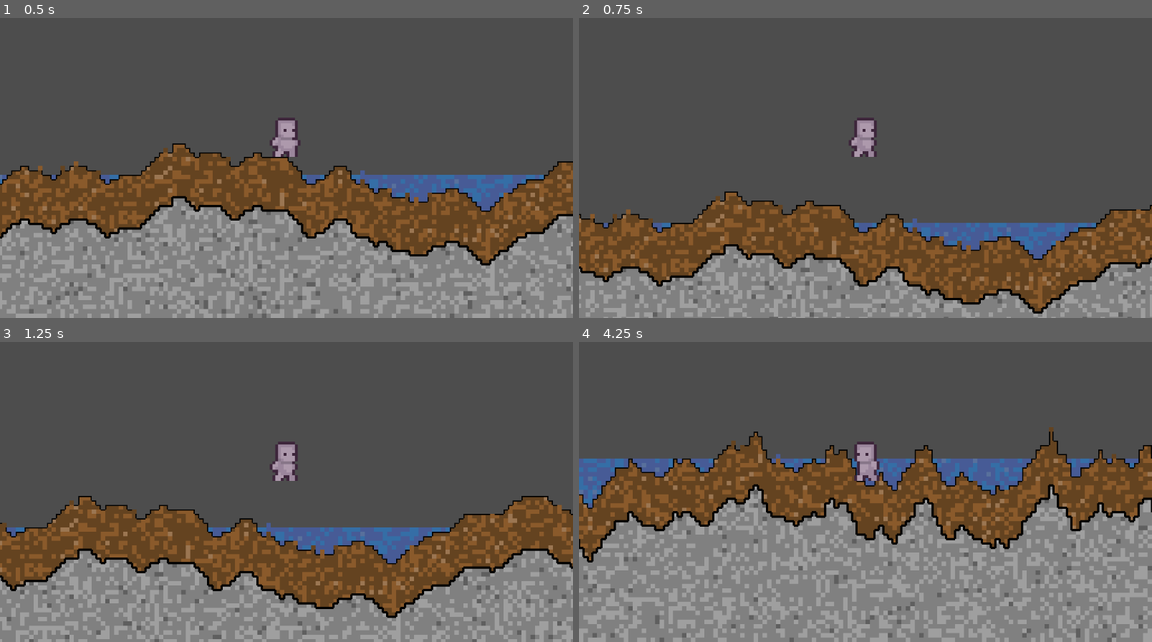
Above: before the commit, frames 1-4 (two rows, left to right).
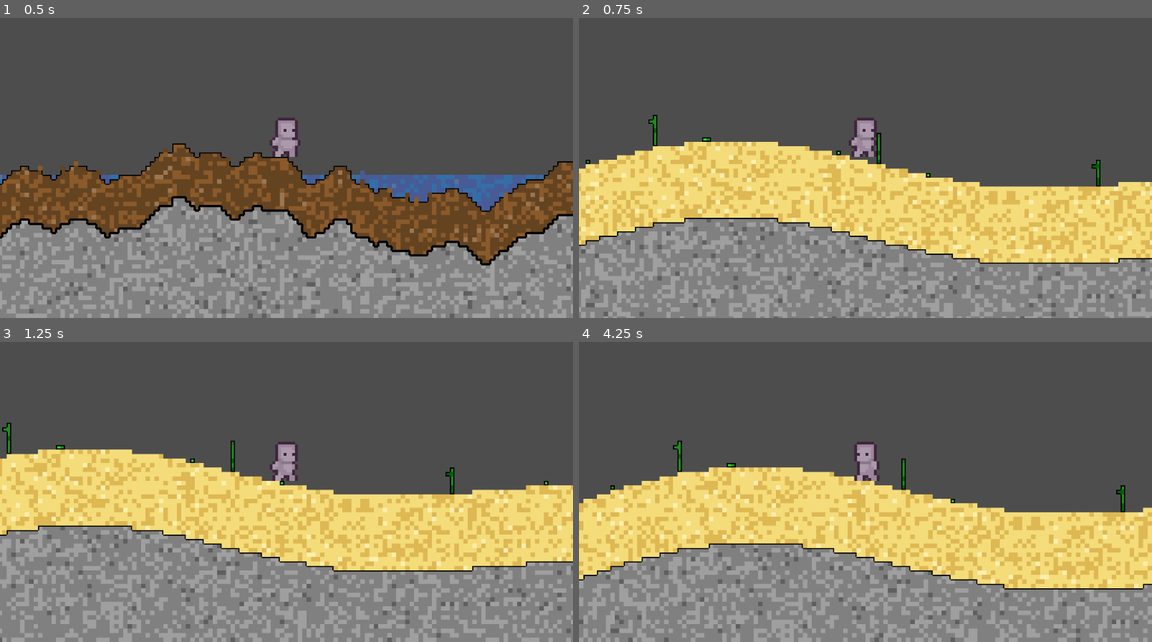
Above: after the commit, the same moments.

Repository: MessrsBrightside/pixel-mixel
Game: Godot game, scene res://scenes/main.tscn
Two runs of this game, one before a commit and one after it. Both use one fixed random seed, a clock stepped at 60 frames per second and the inputs below.
Inputs:
- Up to frame 1 (0.5 s): no input
- Up to frame 2 (0.75 s): tap Enter (ui_accept) at 0.5 s; hold Right (ui_right) from 0.53 s (still down); tap 0 at 0.6 s
- Up to frame 3 (1.25 s): keep holding Right (ui_right); tap Enter (ui_accept) at 0.77 s
- Up to frame 4 (4.25 s): release Right (ui_right) at 1.28 s; hold Down 1.28-2.03 s; tap 0 at 1.35, 2.3, 3.05, 3.8 s; tap Enter (ui_accept) at 1.52, 3.02, 3.77 s; hold Right (ui_right) 2.03-2.78 s; tap 1 at 2.1 s; hold Up 2.78-3.53 s; tap 2 at 2.85 s; hold Left (ui_left) from 3.53 s (still down); tap 3 at 3.6 s

Frame 1 is identical in both runs. In frame 2, 43% of the frame differs, in the area x 0-100%, y 32-100%; in frame 3, 44%; in frame 4, 48%, in the area x 0-100%, y 28-100%.

Commit message:
feat(biome): add desert generation (#27)
- Desert biome: sand dunes (noise-based rolling hills), all LOOSE state
- Stone underground, no water anywhere
- Cactus columns (4-8 tall) with occasional arms every 30-50 chunks
- Sparse dead grass scattered on surface
- Registered in biome_registry, key 0 in main.gd
- Screenshot: desert_seed42.png
- 7 passing tests: grid size, determinism, sand state, no water, cactus, stone, dunes

Diff:
--- a/scenes/main.gd
+++ b/scenes/main.gd
@@ -72,6 +72,7 @@
 			KEY_7: _generate_biome("forest_surface", 42)
 			KEY_8: _generate_biome("forest_lake", 42)
 			KEY_9: _generate_biome("cave", 42)
+			KEY_0: _generate_biome("desert", 42)
 			KEY_R: _generate(randi(), {"amplitude": 30, "frequency": 0.02, "base_height": 75, "water_level": 80, "dirt_depth": 14, "loose_density": 0.1})
 			KEY_UP: _ticks_per_frame = mini(_ticks_per_frame * 2, 500)
 			KEY_DOWN: _ticks_per_frame = maxi(_ticks_per_frame / 2, 1)
--- a/scripts/gen/biomes/biome_registry.gd
+++ b/scripts/gen/biomes/biome_registry.gd
@@ -11,6 +11,7 @@
 	_biomes["forest_surface"] = ForestSurfaceBiome.new()
 	_biomes["forest_lake"] = ForestLakeBiome.new()
 	_biomes["cave"] = CaveBiome.new()
+	_biomes["desert"] = DesertBiome.new()
 
 
 func get_biome(biome_name: String) -> GenerationPlugin:
--- /dev/null
+++ b/scripts/gen/biomes/desert_biome.gd
@@ -0,0 +1,56 @@
+class_name DesertBiome
+extends GenerationPlugin
+
+## Generates desert biome: sand dunes, stone underground, cactus, sparse dead grass.
+
+const STONE := 2
+const GRASS := 4
+const SAND := 7
+const CACTUS := 9
+
+
+func execute(grid: ChunkGrid, params: Dictionary) -> void:
+	var size := grid.get_size()
+	var rng: RandomNumberGenerator = params["rng"]
+
+	# Compute dune surface using layered sine (noise-like rolling hills)
+	var base_y := int(size.y * 0.55)
+	var surface: Array[int] = []
+	surface.resize(size.x)
+	for x in range(size.x):
+		var n := sin(x * 0.02) * 8.0 + sin(x * 0.05) * 4.0 + sin(x * 0.007) * 12.0
+		surface[x] = base_y + int(n)
+
+	# Fill terrain: sand from surface down 15-20, then stone to bottom
+	var sand_depth := 17
+	for x in range(size.x):
+		var sy := surface[x]
+		for y in range(sy, mini(sy + sand_depth, size.y)):
+			grid.set_chunk(Vector2i(x, y), SAND, 0, ChunkGrid.State.LOOSE)
+		for y in range(sy + sand_depth, size.y):
+			grid.set_chunk(Vector2i(x, y), STONE, 0, ChunkGrid.State.STATIC)
+
+	# Cactus: every 30-50 chunks, columnar 4-8 tall with occasional arm
+	var next_cactus := rng.randi_range(30, 50)
+	while next_cactus < size.x:
+		var height := rng.randi_range(4, 8)
+		var sy := surface[next_cactus]
+		for i in range(height):
+			var cy := sy - 1 - i
+			if cy >= 0:
+				grid.set_chunk(Vector2i(next_cactus, cy), CACTUS, 0, ChunkGrid.State.STATIC)
+		# Occasional arm (50% chance)
+		if height >= 5 and rng.randf() < 0.5:
+			var arm_y := sy - 1 - rng.randi_range(2, height - 2)
+			var arm_dir := -1 if rng.randf() < 0.5 else 1
+			var arm_x := next_cactus + arm_dir
+			if arm_x >= 0 and arm_x < size.x:
+				grid.set_chunk(Vector2i(arm_x, arm_y), CACTUS, 0, ChunkGrid.State.STATIC)
+		next_cactus += rng.randi_range(30, 50)
+
+	# Sparse dead grass on surface
+	for x in range(size.x):
+		if rng.randf() < 0.03:
+			var gy := surface[x] - 1
+			if gy >= 0:
+				grid.set_chunk(Vector2i(x, gy), GRASS, 0, ChunkGrid.State.STATIC)
--- /dev/null
+++ b/tests/test_desert_biome.gd
@@ -0,0 +1,128 @@
+extends SceneTree
+
+## Headless functional test for desert biome generation.
+
+
+func _init() -> void:
+	var passed := 0
+	var failed := 0
+
+	var gen := BiomeGenerator.new()
+	var grid := gen.generate("desert", 42)
+	var size := grid.get_size()
+
+	# Test: grid is 500x144
+	if size == Vector2i(500, 144):
+		passed += 1
+		print("PASS: biome grid is 500x144")
+	else:
+		failed += 1
+		print("FAIL: biome grid size is %s (expected 500x144)" % str(size))
+
+	# Test: deterministic
+	var grid2 := gen.generate("desert", 42)
+	var identical := true
+	for y in range(144):
+		for x in range(500):
+			var a = grid.get_chunk(Vector2i(x, y))
+			var b = grid2.get_chunk(Vector2i(x, y))
+			if a.terrain != b.terrain or a.color != b.color or a.state != b.state:
+				identical = false
+				break
+		if not identical:
+			break
+	if identical:
+		passed += 1
+		print("PASS: deterministic — same seed = same output")
+	else:
+		failed += 1
+		print("FAIL: non-deterministic output")
+
+	# Test: all sand chunks are LOOSE
+	var sand_count := 0
+	var sand_not_loose := 0
+	for y in range(144):
+		for x in range(500):
+			var chunk = grid.get_chunk(Vector2i(x, y))
+			if chunk.terrain == 7:
+				sand_count += 1
+				if chunk.state != ChunkGrid.State.LOOSE:
+					sand_not_loose += 1
+	if sand_count > 0 and sand_not_loose == 0:
+		passed += 1
+		print("PASS: all sand chunks are LOOSE (%d total)" % sand_count)
+	else:
+		failed += 1
+		print("FAIL: sand state issue — %d sand, %d not LOOSE" % [sand_count, sand_not_loose])
+
+	# Test: no water (zero LIQUID chunks)
+	var liquid_count := 0
+	for y in range(144):
+		for x in range(500):
+			var chunk = grid.get_chunk(Vector2i(x, y))
+			if chunk.state == ChunkGrid.State.LIQUID:
+				liquid_count += 1
+	if liquid_count == 0:
+		passed += 1
+		print("PASS: no water — zero LIQUID chunks")
+	else:
+		failed += 1
+		print("FAIL: found %d LIQUID chunks" % liquid_count)
+
+	# Test: cactus present (terrain=9)
+	var cactus_count := 0
+	for y in range(144):
+		for x in range(500):
+			var chunk = grid.get_chunk(Vector2i(x, y))
+			if chunk.terrain == 9:
+				cactus_count += 1
+	if cactus_count > 0:
+		passed += 1
+		print("PASS: cactus present (%d chunks)" % cactus_count)
+	else:
+		failed += 1
+		print("FAIL: no cactus found")
+
+	# Test: stone underground
+	var stone_found := false
+	for x in range(0, 500, 50):
+		var chunk = grid.get_chunk(Vector2i(x, 140))
+		if chunk.terrain == 2:
+			stone_found = true
+			break
+	if stone_found:
+		passed += 1
+		print("PASS: stone underground")
+	else:
+		failed += 1
+		print("FAIL: no stone at bottom rows")
+
+	# Test: sand forms dune shapes (surface height varies)
+	var min_surface := 144
+	var max_surface := 0
+	for x in range(500):
+		for y in range(144):
+			var chunk = grid.get_chunk(Vector2i(x, y))
+			if chunk.terrain != 0:
+				if y < min_surface:
+					min_surface = y
+				if y > max_surface:
+					max_surface = y
+				break
+	var height_range := max_surface - min_surface
+	if height_range >= 10:
+		passed += 1
+		print("PASS: dune shapes — surface height varies by %d rows" % height_range)
+	else:
+		failed += 1
+		print("FAIL: surface height range too flat (%d)" % height_range)
+
+	# Summary
+	print("")
+	print("Results: %d passed, %d failed" % [passed, failed])
+	if failed == 0:
+		print("ALL TESTS PASSED")
+	else:
+		print("SOME TESTS FAILED")
+
+	quit()
Binary file added: screenshots/phase1/desert_seed42.png
Not shown, added: scripts/gen/biomes/desert_biome.gd.uid
Not shown, added: tests/test_desert_biome.gd.uid
Not shown, changed: changelog.md
Not shown, added: screenshots/phase1/desert_seed42.png.why.md
Not shown, added: scripts/gen/biomes/desert_biome.gd.why.md
Not shown, added: tests/test_desert_biome.gd.why.md
